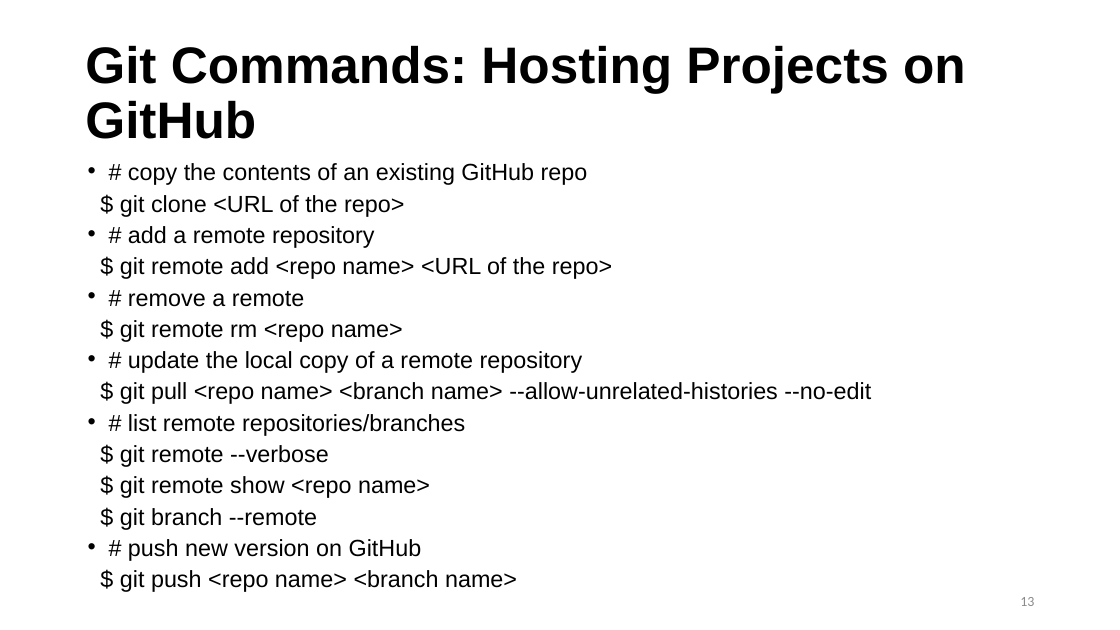
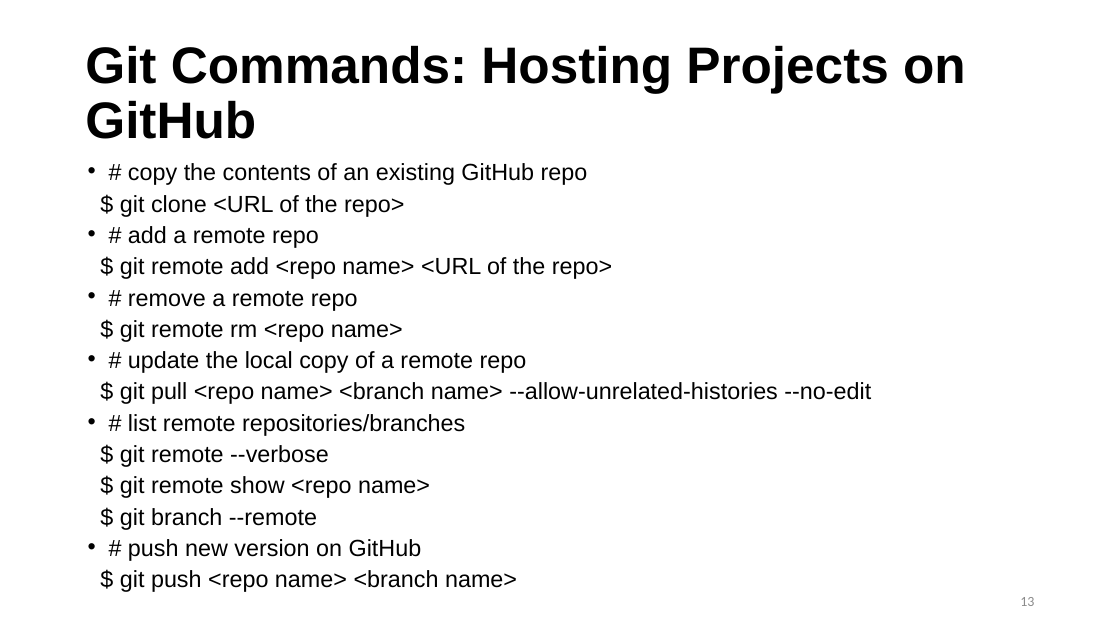
Before and after one commit to postmda/F2019-MDA610, a slide deck: slide 13 of Chapter 1/chapter1.pptx. Drawn at 1120x630 pixels with LibreOffice and Linux fonts; fonts in the diff are those of the drawing; background and template pictures are left out. Boxes give left, top, right and bottom in pixels: in the first picture for what was removed or moved away, otherwise in the second. Text is boxed around its words. In the diff, an @@ line names an element or a change of style, - is before the commit and + after.

```diff
--- a/Chapter 1/chapter1.pptx
+++ b/Chapter 1/chapter1.pptx
@@ text at box(128, 226, 319, 248): text changed @@
-• # add a remote repository
+• # add a remote repo
@@ text at box(128, 291, 358, 311): text changed @@
-• # remove a remote
+• # remove a remote repo
@@ text at box(128, 351, 527, 373): text changed @@
-• # update the local copy of a remote repository
+• # update the local copy of a remote repo
```
Also in this commit, not shown: 3 other slides changed, 3 other files.
